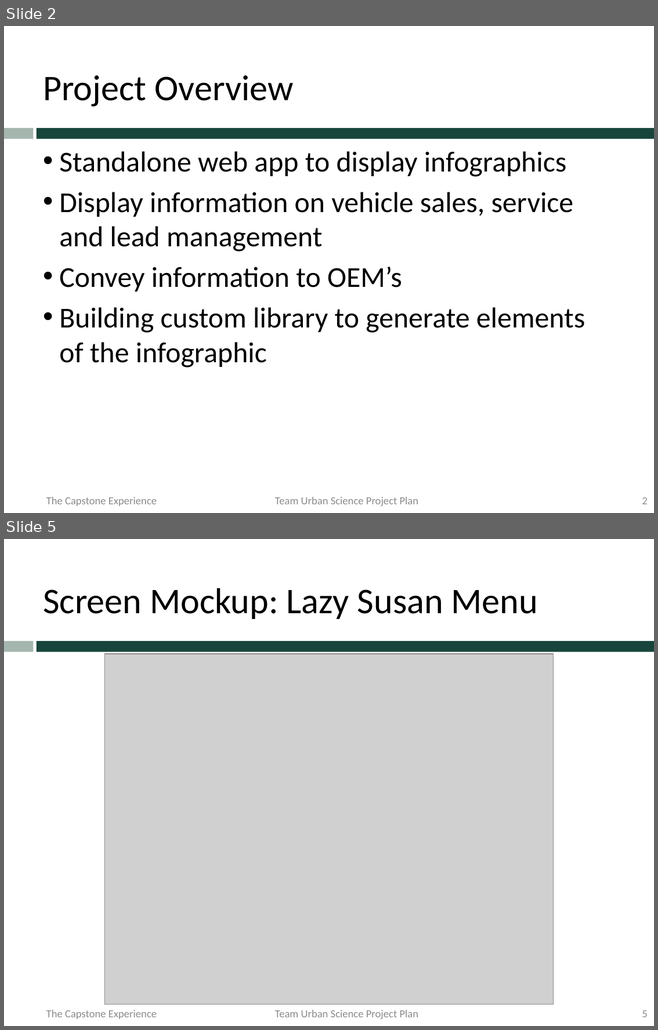
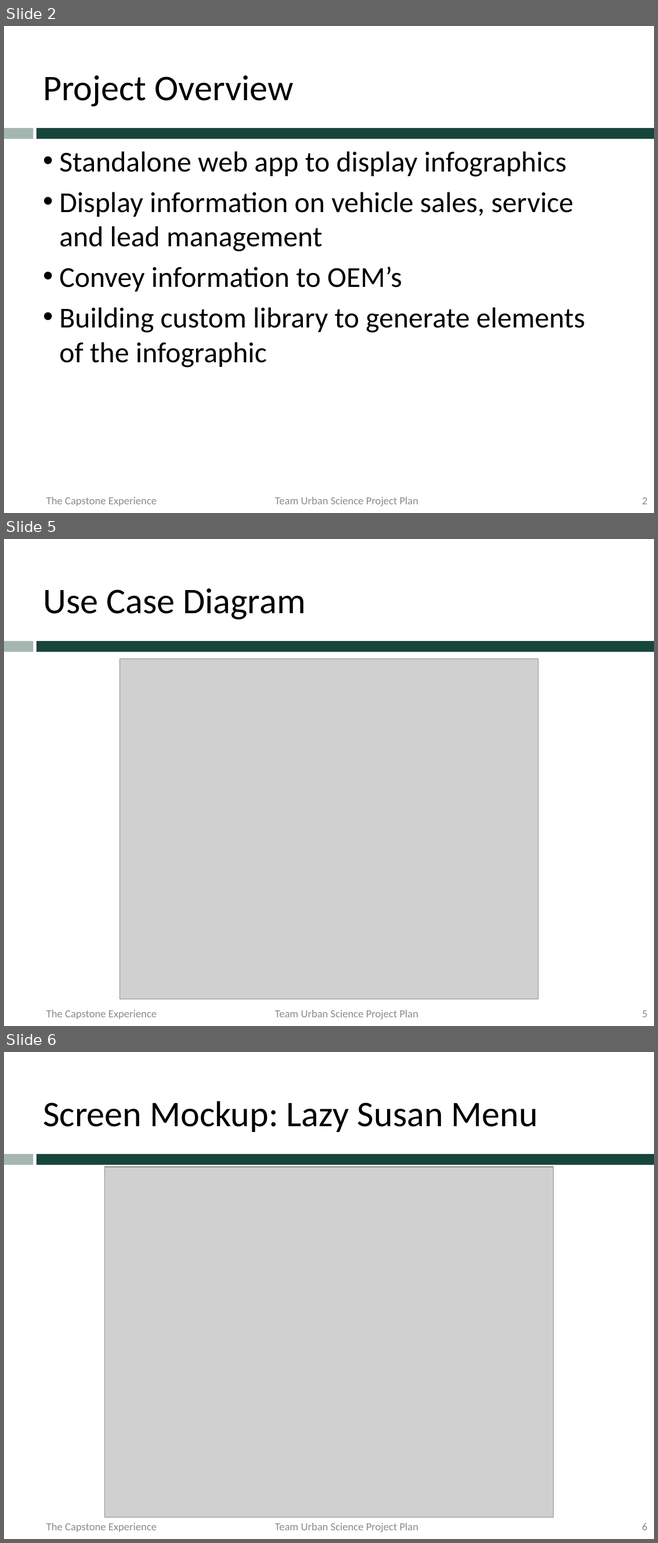
Before and after one commit to msu-capstone-team-urban-science/infographic-generator, a slide deck: project-plan-presentation/team-urban-science-project-plan-presentation.pptx. Shown one above the other, each under a label of ours: slides 2 and 5 before the commit, slides 2, 5 and 6 after it; the slides between them are not shown. The pictures are 658x1030 and 658x1543 pixels, drawn with LibreOffice and Linux fonts; fonts in the diff are those of the drawing; grey boxes stand for pictures; background and template pictures are left out. Boxes give left, top, right and bottom in pixels: in the first picture for what was removed or moved away, otherwise in the second. Text is boxed around its words. In the diff, an @@ line names an element or a change of style, - is before the commit and + after.

```diff
--- a/project-plan-presentation/team-urban-science-project-plan-presentation.pptx
+++ b/project-plan-presentation/team-urban-science-project-plan-presentation.pptx
@@ slide 5 added at (4,539,654,1026), background picture (left out); not listed: 2 template elements that a slide beside it also shows @@
@@ title added at (43,588,305,620), 40 pt, text #000000 @@
+Use Case Diagram
@@ picture added at (119,659,538,1000) @@
@@ text added at (46,1010,157,1019), 12 pt, text #8C8C8C @@
+The Capstone Experience
@@ text added at (275,1010,419,1019), 12 pt, text #8C8C8C @@
+Team Urban Science Project Plan
@@ page number added at (641,1011,647,1017), 12 pt, text #8C8C8C @@
+5
@@ what was slide 5 is now slide 6 @@
@@ page number at (641,1523,647,1530): text changed @@
-5
+6
```
Also in this commit, not shown: 5 slides changed.
